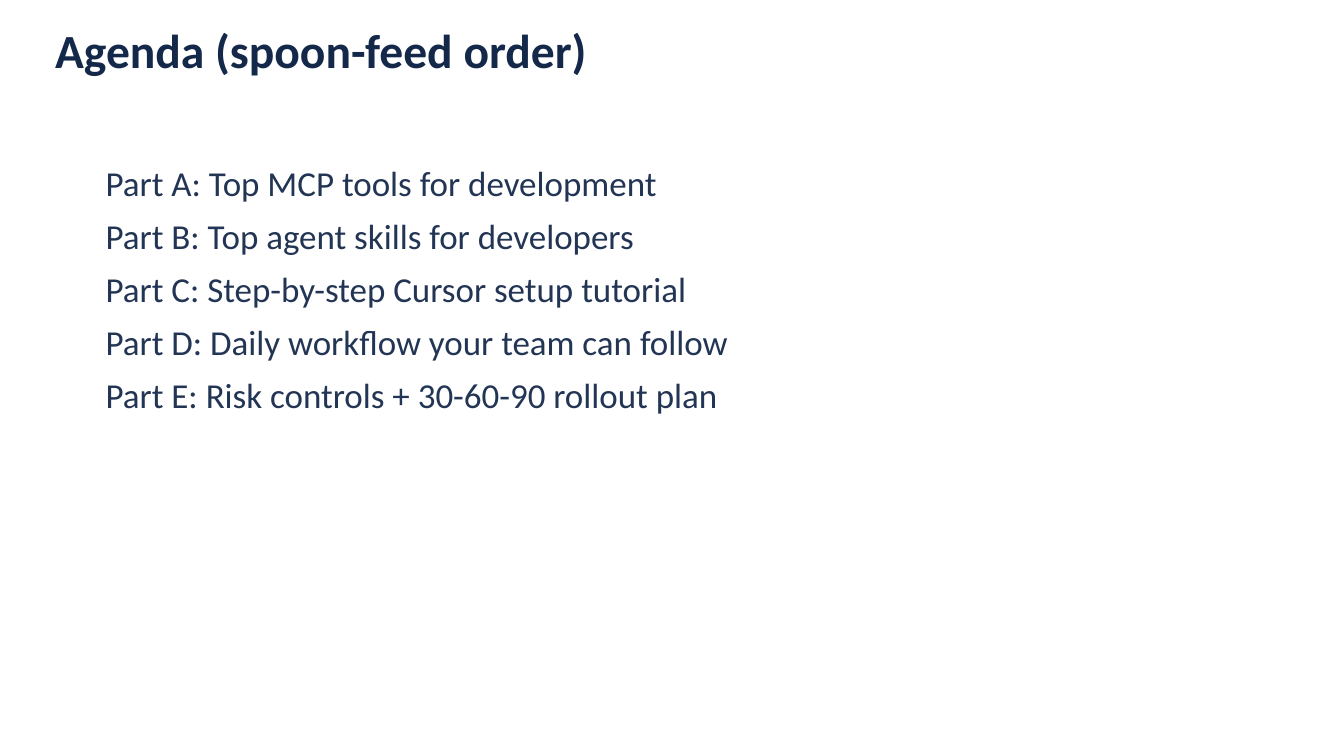
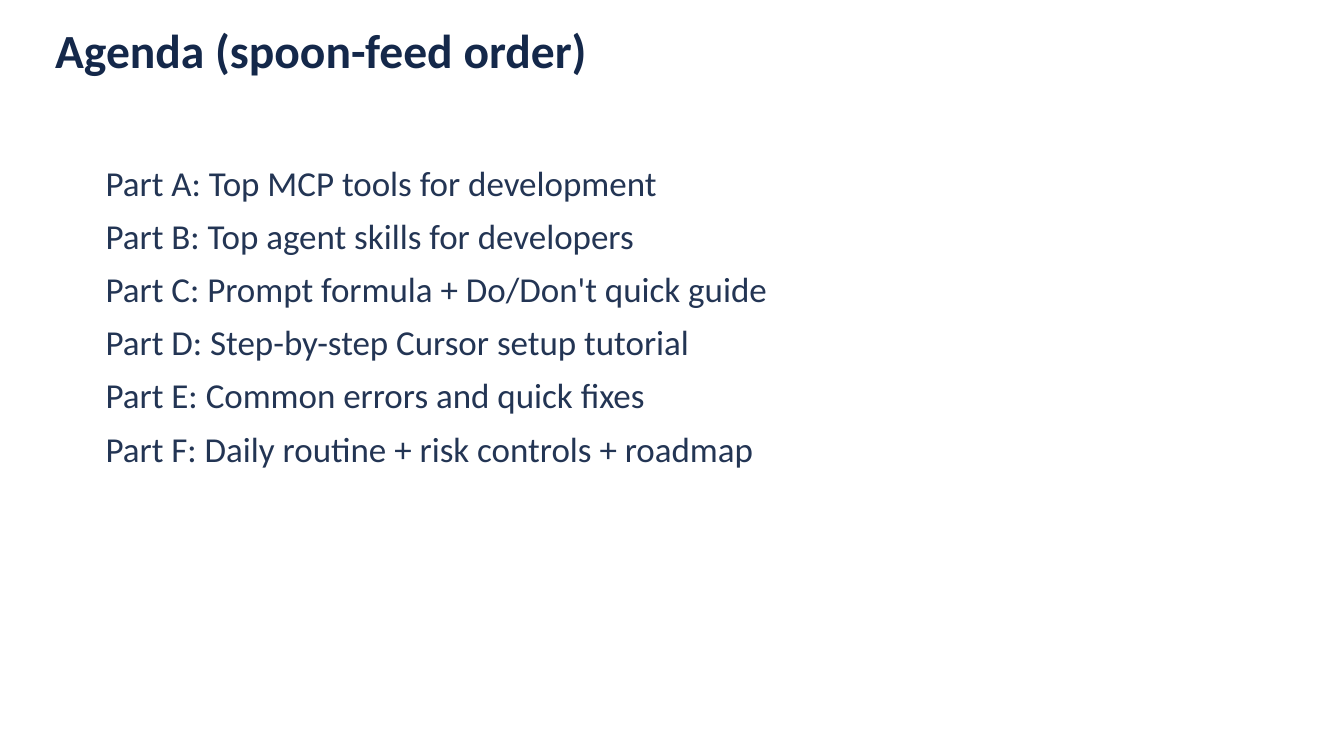
Before and after one commit to hassanahmedfoodservicesdirectunilever/cursor, a slide deck: slide 3 of Solution_Assessment_Cursor_AI_Capabilities_Integration_Review.pptx. Drawn at 1344x756 pixels with LibreOffice and Linux fonts; fonts in the diff are those of the drawing. Boxes give left, top, right and bottom in pixels: in the first picture for what was removed or moved away, otherwise in the second. Text is boxed around its words. In the diff, an @@ line names an element or a change of style, - is before the commit and + after.

```diff
--- a/Solution_Assessment_Cursor_AI_Capabilities_Integration_Review.pptx
+++ b/Solution_Assessment_Cursor_AI_Capabilities_Integration_Review.pptx
@@ text at [106,277,767,468]: text changed @@
-Part C: Step-by-step Cursor setup tutorial
-Part D: Daily workflow your team can follow
-Part E: Risk controls + 30-60-90 rollout plan
+Part C: Prompt formula + Do/Don't quick guide
+Part D: Step-by-step Cursor setup tutorial
+Part E: Common errors and quick fixes
+Part F: Daily routine + risk controls + roadmap
```
Also in this commit, not shown: 4 slides added, 6 other files.
